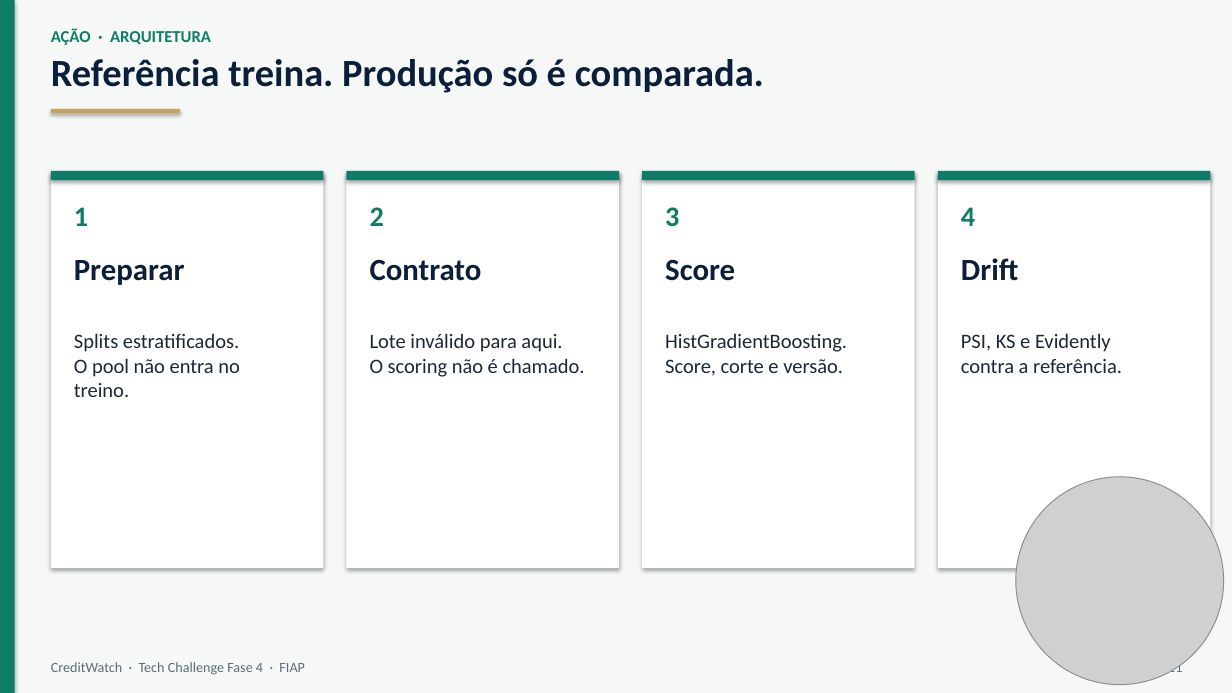
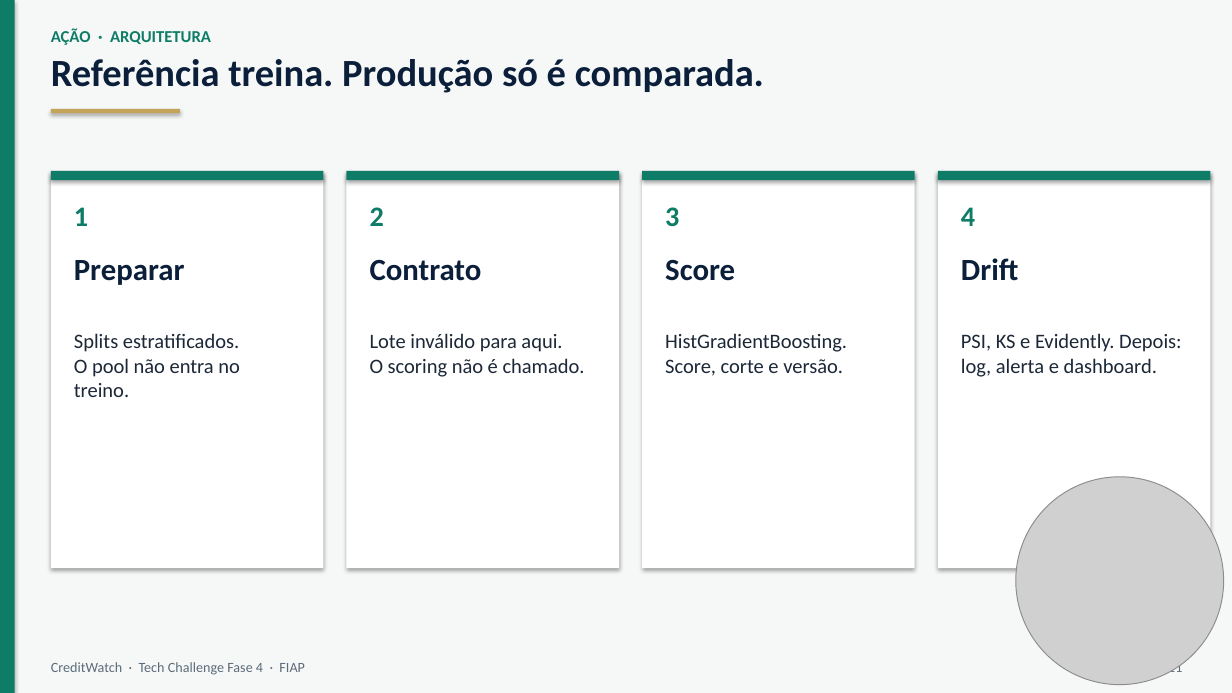
Before and after one commit to NicolasRM370990/credit-scoring-observability, a slide deck: slide 4 of docs/video/creditwatch_apresentacao.pptx. Drawn at 1232x693 pixels with LibreOffice and Linux fonts; fonts in the diff are those of the drawing; grey boxes stand for pictures. Boxes give left, top, right and bottom in pixels: in the first picture for what was removed or moved away, otherwise in the second. Text is boxed around its words. In the diff, an @@ line names an element or a change of style, - is before the commit and + after.

```diff
--- a/docs/video/creditwatch_apresentacao.pptx
+++ b/docs/video/creditwatch_apresentacao.pptx
@@ text at (x1=961, y1=333, x2=1182, y2=377): text changed @@
-PSI, KS e Evidently
-contra a referência.
+PSI, KS e Evidently. Depois: log, alerta e dashboard.
```
Also in this commit, not shown: 6 other slides changed, 2 other files.
